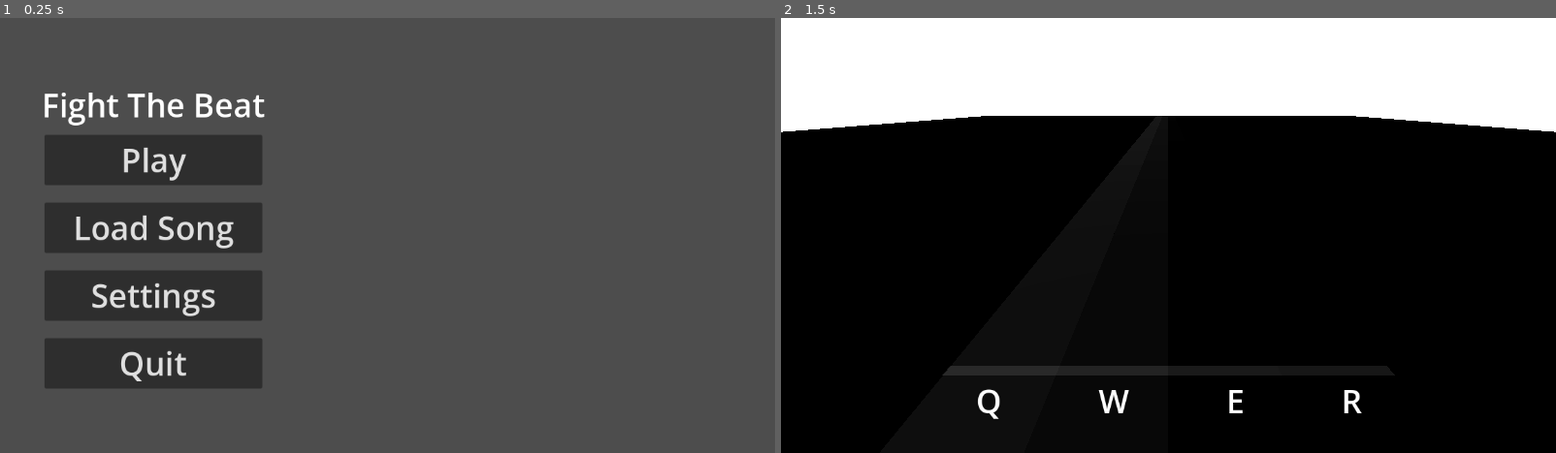
Above: before the commit, frames 1-2 (left to right).
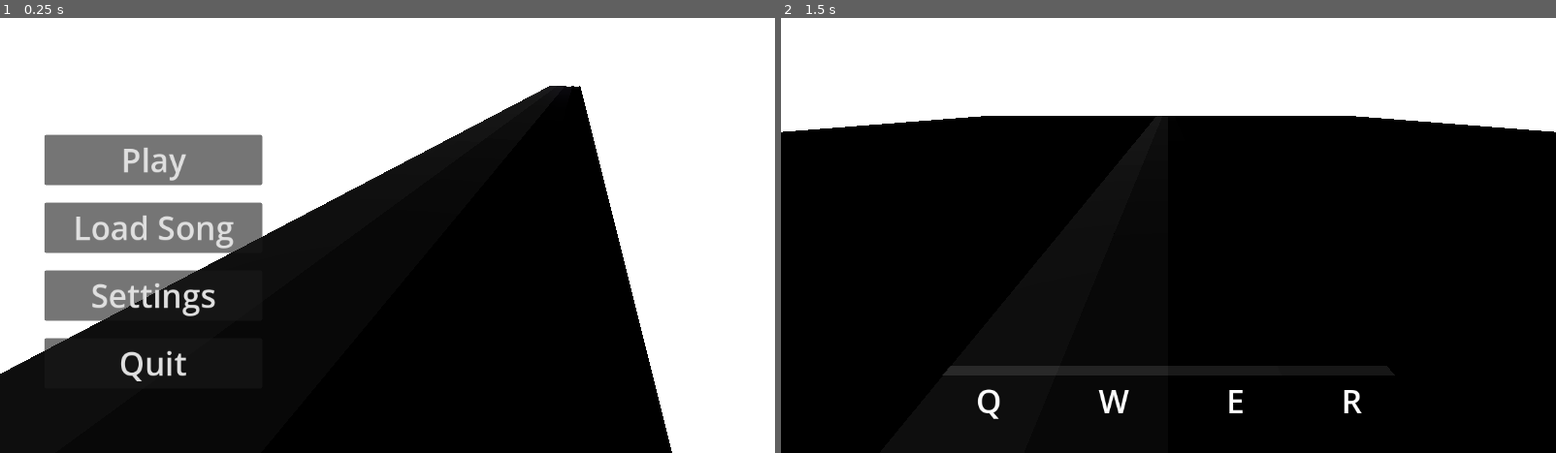
Above: after the commit, the same moments.

Repository: RafaeloxMC/fight-the-beat
Game: Godot game, scene res://scenes/ui/main_menu.tscn
Same seed, same stepped clock (60 frames per second), same inputs: the game is played once before the commit and once after it. The project has no main scene, so this scene is started directly.
Inputs:
- Up to frame 1 (0.25 s): no input
- Up to frame 2 (1.5 s): click "Play" at 0.5 s; tap Enter at 1.25 s; hold R (RIGHT_LANE) from 1.28 s (still down); tap W (ML_LANE) at 1.35 s

The runs differ from the first frame. In frame 1, 98% of the frame differs, in the area x 0-100%, y 0-100%; in frame 2, nothing differs.

Commit message:
Add main menu background

Diff:
--- /dev/null
+++ b/assets/environments/world.tres
@@ -0,0 +1,8 @@
+[gd_resource type="Environment" format=3 uid="uid://r3rud53mhmmu"]
+
+[resource]
+glow_enabled = true
+fog_light_color = Color(0, 0, 0, 1)
+volumetric_fog_enabled = true
+volumetric_fog_density = 0.15
+volumetric_fog_albedo = Color(0.021434652, 0.02143463, 0.021434627, 1)
--- a/scenes/game.tscn
+++ b/scenes/game.tscn
@@ -2,6 +2,7 @@
 
 [ext_resource type="PackedScene" uid="uid://nd7dwmolsb7a" path="res://scenes/note.tscn" id="1_uwrxv"]
 [ext_resource type="Script" uid="uid://b3j0wcbd53ll1" path="res://scripts/bpm_based_movement.gd" id="2_yqjtg"]
+[ext_resource type="Environment" uid="uid://r3rud53mhmmu" path="res://assets/environments/world.tres" id="3_lbhrr"]
 [ext_resource type="Theme" uid="uid://dndiri3lqyjwh" path="res://assets/themes/theme.tres" id="3_lnu2h"]
 
 [sub_resource type="StandardMaterial3D" id="StandardMaterial3D_4xowi"]
@@ -30,12 +31,6 @@
 
 [sub_resource type="BoxShape3D" id="BoxShape3D_yqjtg"]
 size = Vector3(4, 0.5, 0.1)
-
-[sub_resource type="Environment" id="Environment_8cj0n"]
-glow_enabled = true
-fog_light_color = Color(0, 0, 0, 1)
-volumetric_fog_enabled = true
-volumetric_fog_albedo = Color(0, 0, 0, 1)
 
 [node name="Game" type="Node3D" unique_id=1119444477 node_paths=PackedStringArray("lanes")]
 script = ExtResource("2_yqjtg")
@@ -88,7 +83,7 @@
 light_angular_distance = 30.0
 
 [node name="WorldEnvironment" type="WorldEnvironment" parent="." unique_id=369591376]
-environment = SubResource("Environment_8cj0n")
+environment = ExtResource("3_lbhrr")
 
 [node name="UI Container" type="Control" parent="." unique_id=975577499]
 layout_mode = 3
--- a/scenes/ui/main_menu.tscn
+++ b/scenes/ui/main_menu.tscn
@@ -2,8 +2,26 @@
 
 [ext_resource type="Script" uid="uid://dup2m00kn3hdh" path="res://scripts/ui/main_menu.gd" id="1_fe2o3"]
 [ext_resource type="Theme" uid="uid://dndiri3lqyjwh" path="res://assets/themes/theme.tres" id="1_sl1te"]
+[ext_resource type="Environment" uid="uid://r3rud53mhmmu" path="res://assets/environments/world.tres" id="3_1g8jr"]
+[ext_resource type="PackedScene" uid="uid://nd7dwmolsb7a" path="res://scenes/note.tscn" id="4_m1kxf"]
 
-[node name="MainMenu" type="Control" unique_id=1316322672]
+[sub_resource type="StandardMaterial3D" id="StandardMaterial3D_m1kxf"]
+albedo_color = Color(0.08235294, 0.08235294, 0.08235294, 1)
+metallic_specular = 0.0
+
+[sub_resource type="StandardMaterial3D" id="StandardMaterial3D_x2yvf"]
+albedo_color = Color(0.06469658, 0.06469651, 0.06469655, 1)
+metallic_specular = 0.0
+
+[sub_resource type="StandardMaterial3D" id="StandardMaterial3D_uhagc"]
+albedo_color = Color(0.038397167, 0.038397167, 0.03839716, 1)
+metallic_specular = 0.0
+
+[sub_resource type="StandardMaterial3D" id="StandardMaterial3D_btxxm"]
+albedo_color = Color(0.019607844, 0.019607844, 0.019607844, 1)
+metallic_specular = 0.0
+
+[node name="MainMenu" type="Control" unique_id=1316322672 node_paths=PackedStringArray("lanes")]
 layout_mode = 3
 anchors_preset = 15
 anchor_right = 1.0
@@ -11,6 +29,8 @@
 grow_horizontal = 2
 grow_vertical = 2
 script = ExtResource("1_fe2o3")
+base_tile = ExtResource("4_m1kxf")
+lanes = [NodePath("3D Container/Lanes/LL"), NodePath("3D Container/Lanes/ML"), NodePath("3D Container/Lanes/MR"), NodePath("3D Container/Lanes/RR")]
 
 [node name="Control" type="Control" parent="." unique_id=1255945047]
 layout_mode = 1
@@ -100,6 +120,41 @@
 theme = ExtResource("1_sl1te")
 text = "Quit"
 
+[node name="3D Container" type="Node3D" parent="." unique_id=1262582697]
+
+[node name="WorldEnvironment" type="WorldEnvironment" parent="3D Container" unique_id=1333445168]
+environment = ExtResource("3_1g8jr")
+
+[node name="Camera3D" type="Camera3D" parent="3D Container" unique_id=545493147]
+transform = Transform3D(0.8660254, -0.25, 0.4330127, 0, 0.8660254, 0.5, -0.5, -0.4330127, 0.75, 1, 2, 2)
+
+[node name="Lanes" type="Node3D" parent="3D Container" unique_id=1545052478]
+transform = Transform3D(1, 0, 0, 0, 1, 0, 0, 0, 1, 0, 0, -25)
+
+[node name="LL" type="CSGBox3D" parent="3D Container/Lanes" unique_id=775254261]
+transform = Transform3D(1, 0, 0, 0, 1, 0, 0, 0, 1, -1.5, 0.095, 0)
+size = Vector3(1, 0.1, 60)
+material = SubResource("StandardMaterial3D_m1kxf")
+
+[node name="ML" type="CSGBox3D" parent="3D Container/Lanes" unique_id=1419726006]
+transform = Transform3D(1, 0, 0, 0, 1, 0, 0, 0, 1, -0.5, 0.095, 0)
+size = Vector3(1, 0.1, 60)
+material = SubResource("StandardMaterial3D_x2yvf")
+
+[node name="MR" type="CSGBox3D" parent="3D Container/Lanes" unique_id=280006139]
+transform = Transform3D(1, 0, 0, 0, 1, 0, 0, 0, 1, 0.5, 0.095, 0)
+size = Vector3(1, 0.1, 60)
+material = SubResource("StandardMaterial3D_uhagc")
+
+[node name="RR" type="CSGBox3D" parent="3D Container/Lanes" unique_id=182208839]
+transform = Transform3D(1, 0, 0, 0, 1, 0, 0, 0, 1, 1.5, 0.095, 0)
+size = Vector3(1, 0.1, 60)
+material = SubResource("StandardMaterial3D_btxxm")
+
+[node name="Lighting" type="DirectionalLight3D" parent="3D Container" unique_id=632581152]
+transform = Transform3D(1, 0, 0, 0, -4.371139e-08, 1, 0, -1, -4.371139e-08, 0, 8.79202, 0)
+light_angular_distance = 30.0
+
 [connection signal="pressed" from="Control/Play" to="." method="_on_play_pressed"]
 [connection signal="pressed" from="Control/Load Song" to="." method="_on_load_song_pressed"]
 [connection signal="pressed" from="Control/Settings" to="." method="_on_settings_pressed"]
--- a/scripts/ui/main_menu.gd
+++ b/scripts/ui/main_menu.gd
@@ -1,14 +1,58 @@
 extends Control
 
+@export var base_tile: PackedScene
+@export var lanes: Array[CSGBox3D] = []
+
+var bpm: int = 130
+var tiles: Array[CSGBox3D] = []
+var speed: float
+
+var speed_multiplier = 4
 
 # Called when the node enters the scene tree for the first time.
 func _ready() -> void:
-	pass # Replace with function body.
+	spawn_lane(lanes[0])
+	spawn_lane(lanes[1])
+	spawn_lane(lanes[2])
+	spawn_lane(lanes[3])
+
+	speed = bpm / 60.0 * speed_multiplier
+
+# Called every frame. 'delta' is the elapsed time since the previous frame.
+func _process(delta: float) -> void:
+	for tile in tiles:
+		if !tile.is_queued_for_deletion() && tile.position.z > (tile.get_parent_node_3d() as CSGBox3D).size.z / 2:
+			tile.queue_free()
+			tiles.erase(tile)
+			print("Tile deleted!")
+		tile.position.z += speed * delta
 
 
-# Called every frame. 'delta' is the elapsed time since the previous frame.
-func _process(_delta: float) -> void:
-	pass
+	var lanes_queued_for_deletion: Array[String] = []
+
+	if Input.is_action_just_pressed("LEFT_LANE"):
+		lanes_queued_for_deletion.append("LL")
+	if Input.is_action_just_pressed("ML_LANE"):
+		lanes_queued_for_deletion.append("ML")
+	if Input.is_action_just_pressed("MR_LANE"):
+		lanes_queued_for_deletion.append("MR")
+	if Input.is_action_just_pressed("RIGHT_LANE"):
+		lanes_queued_for_deletion.append("RR")
+
+func add_new_note_to_lane(lane: CSGBox3D) -> void:
+	var new_tile = base_tile.instantiate()
+	if new_tile is not CSGBox3D:
+		new_tile.queue_free()
+		return
+	new_tile.position.z -= (lane).size.z / 2
+	lane.add_child(new_tile)
+	tiles.append(new_tile)
+
+func spawn_lane(lane: Node3D) -> void:
+	print("Spawned!")
+	add_new_note_to_lane(lane)
+	await get_tree().create_timer(randf_range(0.5, 4)).timeout
+	spawn_lane(lane)
 
 
 func _on_play_pressed() -> void:
